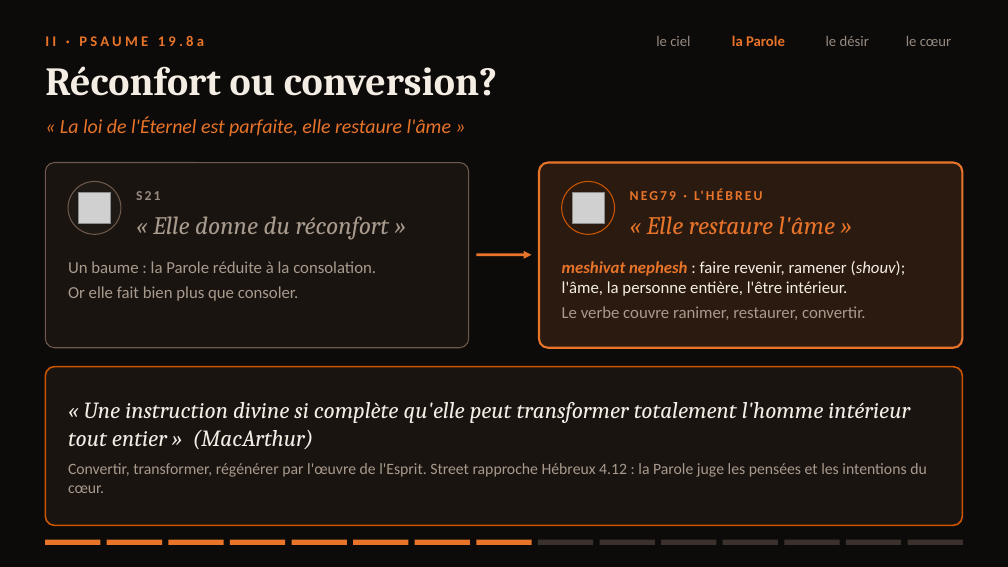
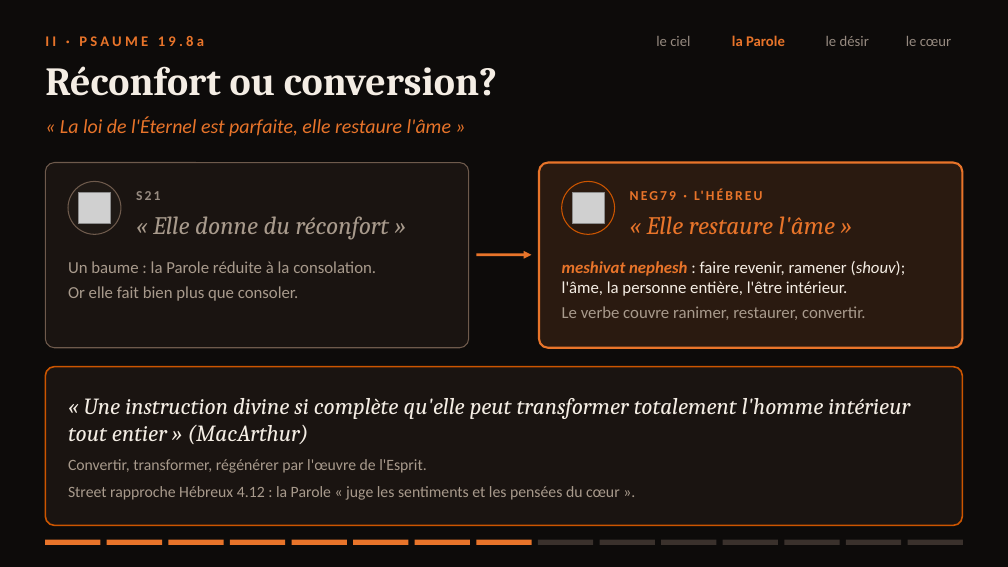
Before and after one commit to agbruneau/Prospection, a slide deck: slide 8 of Presentation-Psaume-19.pptx. Drawn at 1008x567 pixels with LibreOffice and Linux fonts; fonts in the diff are those of the drawing; grey boxes stand for pictures. Boxes give left, top, right and bottom in pixels: in the first picture for what was removed or moved away, otherwise in the second. Text is boxed around its words. In the diff, an @@ line names an element or a change of style, - is before the commit and + after.

```diff
--- a/Presentation-Psaume-19.pptx
+++ b/Presentation-Psaume-19.pptx
@@ text at <box>68,459,620,500</box>: text changed @@
-Convertir, transformer, régénérer par l'œuvre de l'Esprit. Street rapproche Hébreux 4.12 : la Parole juge les pensées et les intentions du cœur.
+Convertir, transformer, régénérer par l'œuvre de l'Esprit.
+Street rapproche Hébreux 4.12 : la Parole « juge les sentiments et les pensées du cœur ».
```
Also in this commit, not shown: 14 other slides changed, 8 other files.
